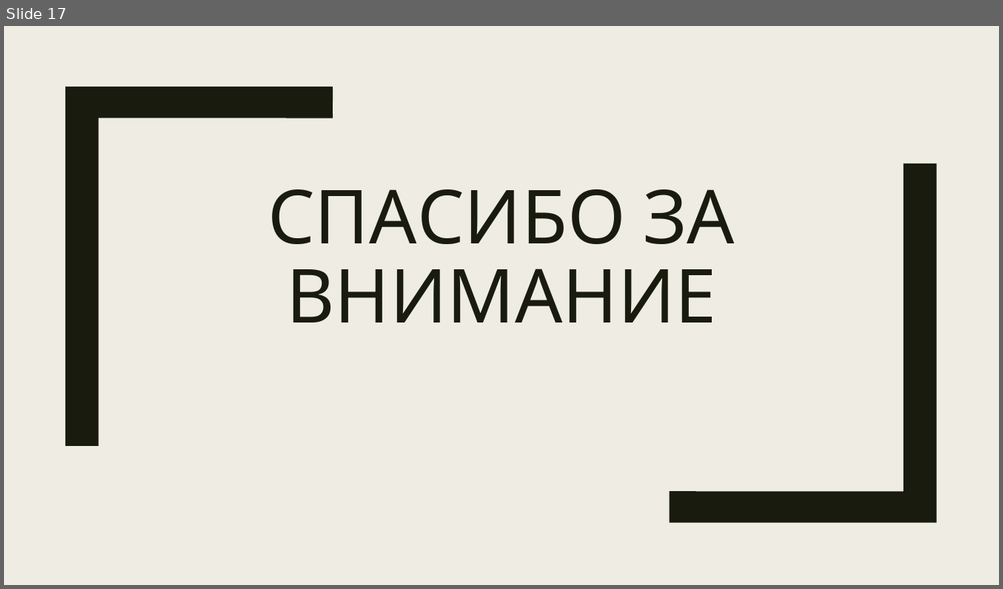
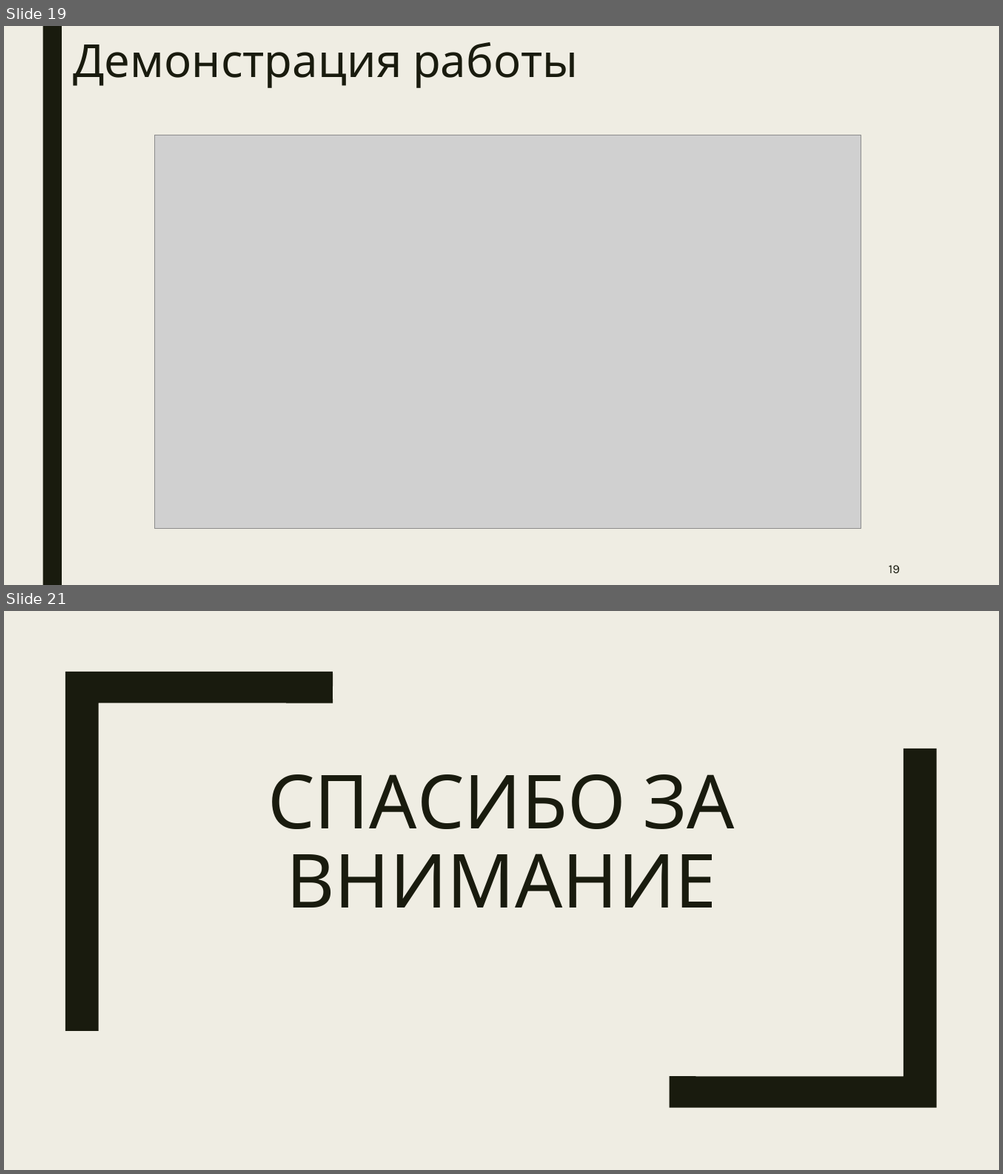
Before and after one commit to manInit/tg-info-abitur-bot, a slide deck: Чат-бот абитуриента.pptx. Shown one above the other, each under a label of ours: slide 17 before the commit, slides 19 and 21 after it; the slides between them are not shown. The pictures are 1003x589 and 1003x1174 pixels, drawn with LibreOffice and Linux fonts; fonts in the diff are those of the drawing; grey boxes stand for pictures. Boxes give left, top, right and bottom in pixels: in the first picture for what was removed or moved away, otherwise in the second. Text is boxed around its words. In the diff, an @@ line names an element or a change of style, - is before the commit and + after.

```diff
--- a/Чат-бот абитуриента.pptx
+++ b/Чат-бот абитуриента.pptx
@@ slide 19 added at (x1=4, y1=26, x2=999, y2=585), background #EFEDE3 @@
@@ rectangle added at (x1=42, y1=26, x2=62, y2=585), fill #191B0E @@
@@ title added at (x1=73, y1=42, x2=578, y2=88), 44 pt, text #191B0E @@
+Демонстрация работы
@@ picture added at (x1=155, y1=135, x2=861, y2=529) @@
@@ page number added at (x1=888, y1=565, x2=899, y2=574), 12 pt, text #191B0E @@
+19
@@ what was slide 17 is now slide 21 @@
```
Also in this commit, not shown: 10 slides changed, 3 other slides added, 4 other files.
